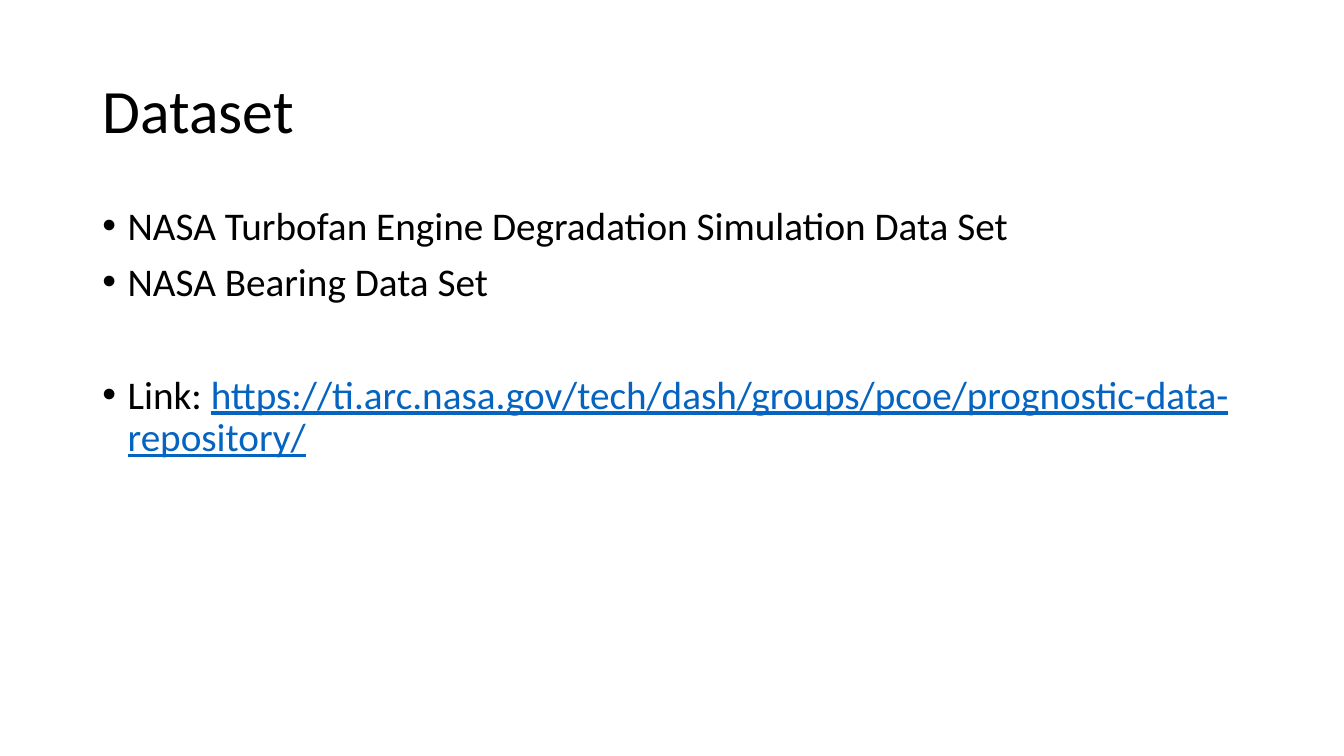
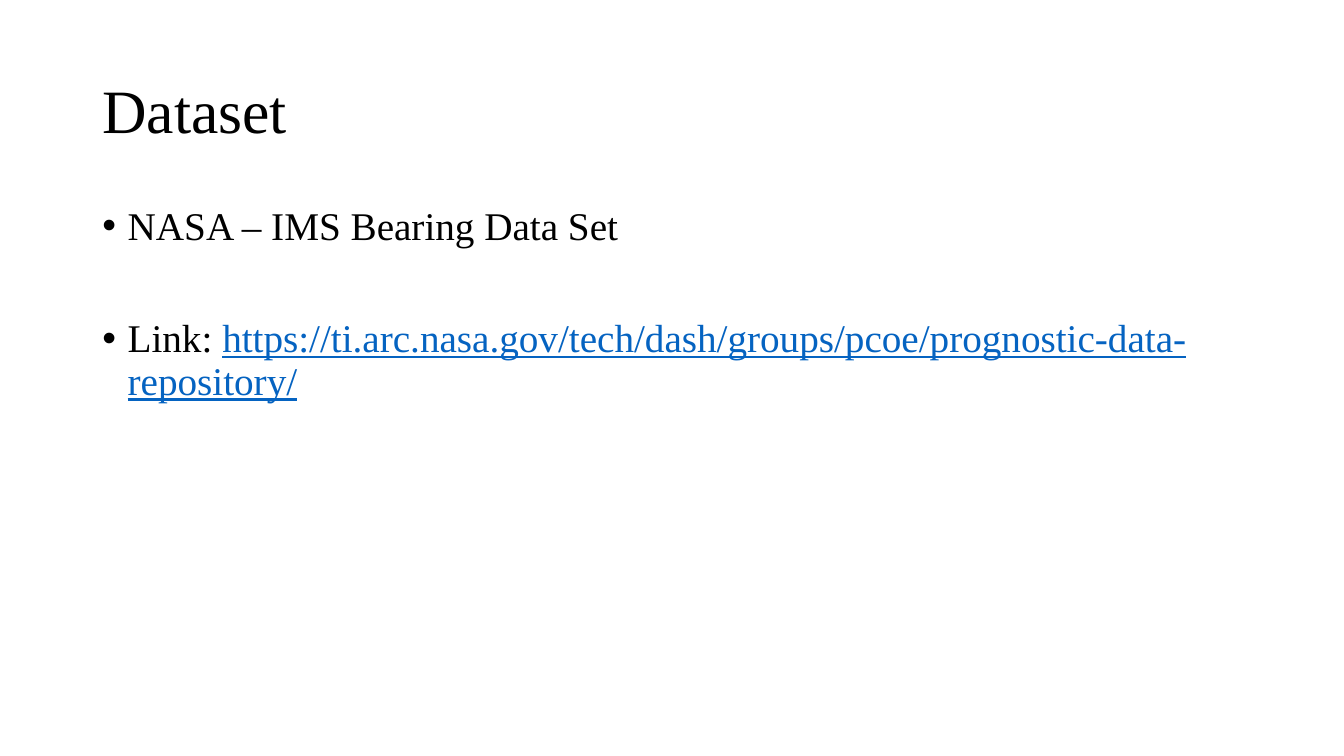
Before and after one commit to selvasundar93/Springboard_Capstone, a slide deck: slide 7 of Slide_Deck/Capstone Intro.pptx. Drawn at 1344x756 pixels with LibreOffice and Linux fonts; fonts in the diff are those of the drawing. Boxes give left, top, right and bottom in pixels: in the first picture for what was removed or moved away, otherwise in the second. Text is boxed around its words. In the diff, an @@ line names an element or a change of style, - is before the commit and + after.

```diff
--- a/Slide_Deck/Capstone Intro.pptx
+++ b/Slide_Deck/Capstone Intro.pptx
@@ title "Dataset" at [102,92,286,134]: font Calibri to Times New Roman @@
@@ text at [128,214,618,247]: text changed; font Calibri to Times New Roman @@
-• NASA Turbofan Engine Degradation Simulation Data Set
-• NASA Bearing Data Set
+• NASA – IMS Bearing Data Set
@@ text at [128,324,1186,402]: font Calibri to Times New Roman in "Link: https://ti.arc.nasa.gov/tech/dash/groups/pcoe/prognost ..." @@
```
Also in this commit, not shown: 3 other slides changed, 1 slide added, 8 other files.
